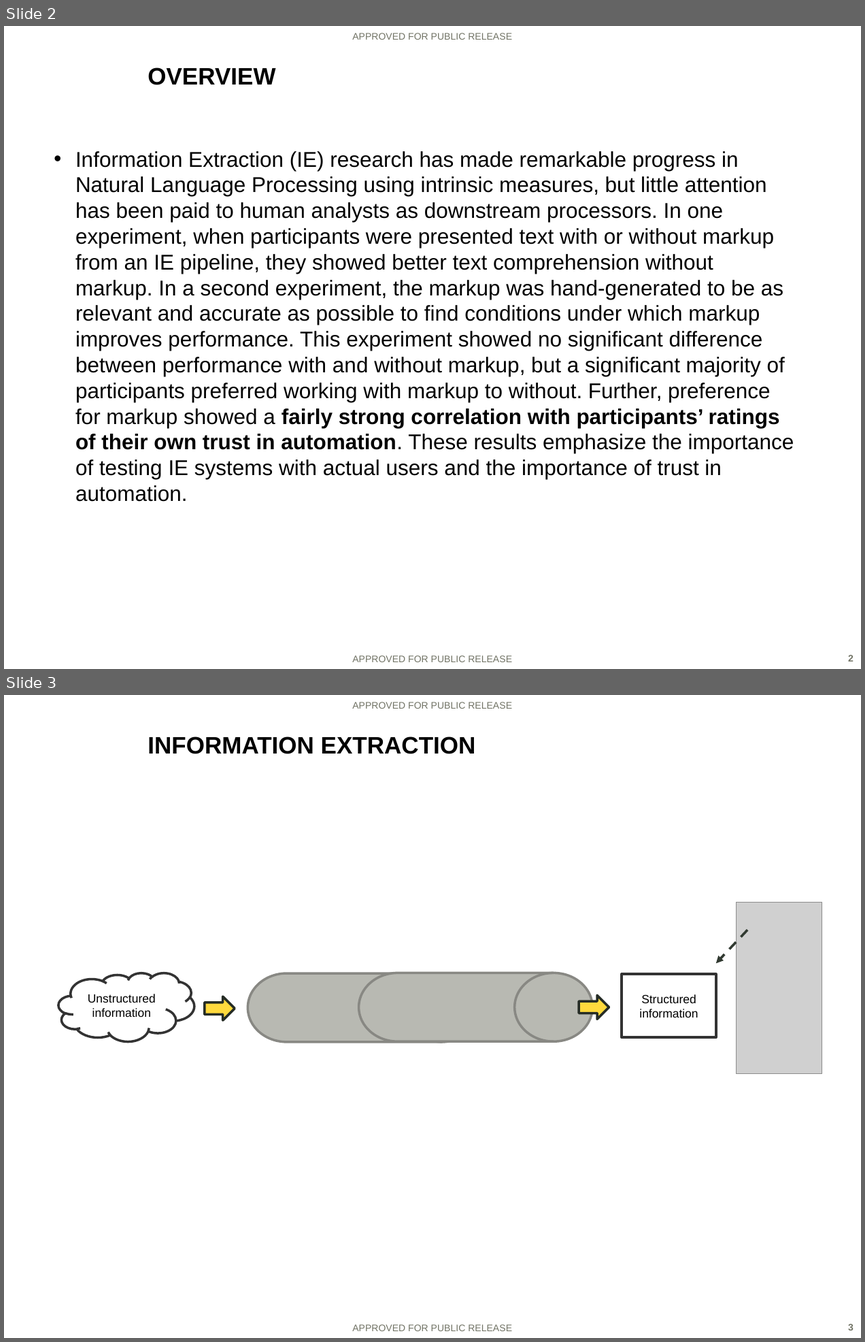
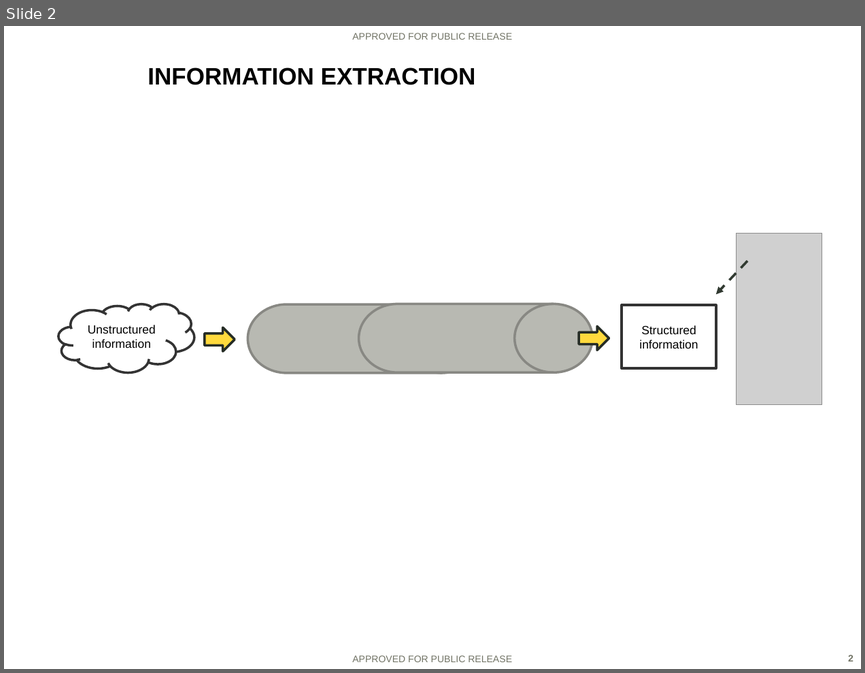
Before and after one commit to ezaroukian/ELICIT-2, a slide deck: analysis/Zaroukian-AHFE-presentation.PPTX. Shown one above the other, each under a label of ours: slides 2 and 3 before the commit, slide 2 after it. The pictures are 865x1342 and 865x673 pixels, drawn with LibreOffice and Linux fonts; fonts in the diff are those of the drawing; grey boxes stand for pictures; background and template pictures are left out. Boxes give left, top, right and bottom in pixels: in the first picture for what was removed or moved away, otherwise in the second. Text is boxed around its words. In the diff, an @@ line names an element or a change of style, - is before the commit and + after.

```diff
--- a/analysis/Zaroukian-AHFE-presentation.PPTX
+++ b/analysis/Zaroukian-AHFE-presentation.PPTX
@@ slide 2 removed at (x1=4, y1=26, x2=861, y2=669), background picture (left out); not listed: 3 template elements that a slide beside it also shows @@
@@ title removed at (x1=147, y1=67, x2=275, y2=85) @@
-OVERVIEW
@@ text removed at (x1=75, y1=151, x2=794, y2=501) @@
-• Information Extraction (IE) research has made remarkable progress in Natural Language Processing using intrinsic measures, but little attention has been paid to human analysts as downstream processors. In one experiment, when participants were presented text with or without markup from an IE pipeline, they showed better text comprehension without markup. In a second experiment, the markup was hand-generated to be as relevant and accurate as possible to find conditions under which markup improves performance. This experiment showed no significant difference between performance with and without markup, but a significant majority of participants preferred working with markup to without. Further, preference for markup showed a fairly strong correlation with participants’ ratings of their own trust in automation. These results emphasize the importance of testing IE systems with actual users and the importance of trust in automation.
@@ what was slide 3 is now slide 2 @@
```
Also in this commit, not shown: 5 slides changed, 5 slides added, 3 other slides removed, 3 other files.
